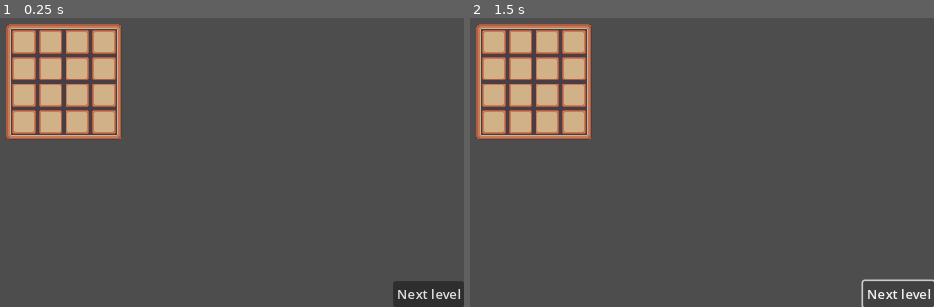
Above: before the commit, frames 1-2 (left to right).
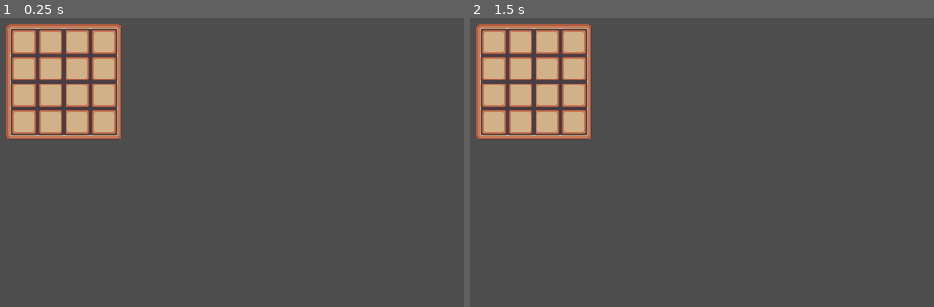
Above: after the commit, the same moments.

Repository: simolorenzo/games
Game: Godot game, scene res://scenes/game.tscn
The game is run twice, just before and just after one commit, with the same random seed, the same clock (stepped at 60 frames per second) and the same inputs.
Inputs (mouse positions are in pixels of both pictures, inside the frame that each line leads up to):
- Up to frame 1 (0.25 s): no input
- Up to frame 2 (1.5 s): click (896, 295) at 0.5 s, where only the run before the commit has a clickable "Next level"; click (896, 295) at 1.25 s, where only the run before the commit has a clickable "Next level"

The runs differ from the first frame. In frame 1, 1.6% of the frame differs, in the area x 2-100%, y 3-100%; in frame 2, 0.6%.

Commit message:
New inventory system with resources

Diff:
--- /dev/null
+++ b/Project Backpack/data/inventory/inventory_data.tres
@@ -0,0 +1,8 @@
+[gd_resource type="Resource" script_class="InventoryData" load_steps=3 format=3 uid="uid://3bhclt4h7gn6"]
+
+[ext_resource type="Script" path="res://scripts/inventory/data/inventory_data.gd" id="1_j42af"]
+[ext_resource type="Resource" uid="uid://c8swalfr2mn2e" path="res://data/inventory/slot_data.tres" id="2_7rf62"]
+
+[resource]
+script = ExtResource("1_j42af")
+slot_datas = Array[Resource("res://scripts/inventory/data/slot_data.gd")]([ExtResource("2_7rf62")])
--- a/Project Backpack/data/inventory/items.json
+++ /dev/null
@@ -1,30 +0,0 @@
-{
-	"items": [
-		{
-			"id": "health_potion",
-			"name": "Health Potion",
-			"description": "Restores 10 health",
-			"icon": "res://assets/sprites/icons/health_potion.png",
-			"stackable": true,
-			"width": 1,
-			"height": 1,
-			"quantity": 5,
-			"weight": 0.1,
-			"value": 10,
-			"item_type": "Consumable"
-		},
-		{
-			"id": "sword_01",
-			"name": "Sword",
-			"description": "Deals 10 damage",
-			"icon": "res://assets/sprites/icons/sword_01.png",
-			"stackable": false,
-			"quantity": 1,
-			"width": 1,
-			"height": 3,
-			"weight": 1.0,
-			"value": 50,
-			"item_type": "Equipment"
-		}
-	]
-}
--- /dev/null
+++ b/Project Backpack/data/inventory/items/health_potion.tres
@@ -0,0 +1,11 @@
+[gd_resource type="Resource" script_class="Item" load_steps=3 format=3 uid="uid://crw1ukeignnvg"]
+
+[ext_resource type="Texture2D" uid="uid://bfuhsvkflw583" path="res://assets/sprites/icons/health_potion.png" id="1_uca2v"]
+[ext_resource type="Script" path="res://scripts/inventory/data/item.gd" id="2_082xi"]
+
+[resource]
+script = ExtResource("2_082xi")
+display_name = "Health Potion"
+icon = ExtResource("1_uca2v")
+max_stack_size = 5
+size = Vector2(1, 1)
--- /dev/null
+++ b/Project Backpack/data/inventory/slot_data.tres
@@ -0,0 +1,9 @@
+[gd_resource type="Resource" script_class="SlotData" load_steps=3 format=3 uid="uid://c8swalfr2mn2e"]
+
+[ext_resource type="Resource" uid="uid://crw1ukeignnvg" path="res://data/inventory/items/health_potion.tres" id="1_1cnil"]
+[ext_resource type="Script" path="res://scripts/inventory/data/slot_data.gd" id="1_2ui1m"]
+
+[resource]
+script = ExtResource("1_2ui1m")
+item_data = ExtResource("1_1cnil")
+quantity = 2
--- a/Project Backpack/project.godot
+++ b/Project Backpack/project.godot
@@ -27,7 +27,7 @@
 
 [editor_plugins]
 
-enabled=PackedStringArray("res://addons/gloot/plugin.cfg")
+enabled=PackedStringArray()
 
 [rendering]
 
--- a/Project Backpack/scenes/game.tscn
+++ b/Project Backpack/scenes/game.tscn
@@ -26,17 +26,3 @@
 
 [node name="MainInventory" parent="CanvasLayer/MultipleInventory/CenterContainer/HBoxContainer" instance=ExtResource("1_slfeq")]
 layout_mode = 2
-
-[node name="Button" type="Button" parent="CanvasLayer"]
-anchors_preset = 3
-anchor_left = 1.0
-anchor_top = 1.0
-anchor_right = 1.0
-anchor_bottom = 1.0
-offset_left = -85.0
-offset_top = -31.0
-grow_horizontal = 0
-grow_vertical = 0
-text = "Next level"
-
-[connection signal="pressed" from="CanvasLayer/Button" to="CanvasLayer/Button" method="_on_pressed"]
--- a/Project Backpack/scenes/ui/inventory/main_inventory.tscn
+++ b/Project Backpack/scenes/ui/inventory/main_inventory.tscn
@@ -1,8 +1,8 @@
 [gd_scene load_steps=5 format=3 uid="uid://d4ioxi5ytjc75"]
 
-[ext_resource type="Script" path="res://scripts/inventory_manager.gd" id="1_vvcdr"]
+[ext_resource type="Script" path="res://scripts/inventory/ui/inventory_manager.gd" id="1_5tn1y"]
 [ext_resource type="Texture2D" uid="uid://b753nynfe382t" path="res://assets/sprites/ui/inventory-sprite.png" id="2_0dgin"]
-[ext_resource type="Script" path="res://scripts/inventory_grid.gd" id="3_3ecqy"]
+[ext_resource type="Script" path="res://scripts/inventory/ui/inventory_grid.gd" id="3_w64ll"]
 
 [sub_resource type="StyleBoxTexture" id="StyleBoxTexture_y6spn"]
 texture = ExtResource("2_0dgin")
@@ -14,7 +14,7 @@
 [node name="MainInventory" type="Control"]
 layout_mode = 3
 anchors_preset = 0
-script = ExtResource("1_vvcdr")
+script = ExtResource("1_5tn1y")
 
 [node name="Background" type="PanelContainer" parent="."]
 custom_minimum_size = Vector2(32, 32)
@@ -37,4 +37,4 @@
 theme_override_constants/h_separation = 0
 theme_override_constants/v_separation = 0
 columns = 4
-script = ExtResource("3_3ecqy")
+script = ExtResource("3_w64ll")
--- a/Project Backpack/scenes/ui/inventory/parts/slot.tscn
+++ b/Project Backpack/scenes/ui/inventory/parts/slot.tscn
@@ -1,12 +1,22 @@
-[gd_scene load_steps=3 format=3 uid="uid://cvodtnb1alk64"]
+[gd_scene load_steps=2 format=3 uid="uid://cvodtnb1alk64"]
 
 [ext_resource type="Texture2D" uid="uid://dkfvlle2ibi28" path="res://assets/sprites/ui/Sprite-0001-export.png" id="1_tq4ow"]
 
-[sub_resource type="AtlasTexture" id="AtlasTexture_lv7bt"]
-atlas = ExtResource("1_tq4ow")
-region = Rect2(0, 0, 32, 32)
+[node name="Slot" type="PanelContainer"]
+offset_right = 32.0
+offset_bottom = 32.0
+size_flags_horizontal = 3
+size_flags_vertical = 3
 
-[node name="TextureRect" type="TextureRect"]
-offset_right = 40.0
-offset_bottom = 40.0
-texture = SubResource("AtlasTexture_lv7bt")
+[node name="GridContainer" type="GridContainer" parent="."]
+layout_mode = 2
+theme_override_constants/h_separation = 0
+theme_override_constants/v_separation = 0
+
+[node name="TextureRect" type="TextureRect" parent="GridContainer"]
+layout_mode = 2
+texture = ExtResource("1_tq4ow")
+
+[node name="TextureRect" type="TextureRect" parent="."]
+custom_minimum_size = Vector2(32, 32)
+layout_mode = 2
--- /dev/null
+++ b/Project Backpack/scripts/inventory/data/inventory_data.gd
@@ -0,0 +1,4 @@
+class_name InventoryData
+extends Resource
+
+@export var slot_datas: Array[SlotData]
--- /dev/null
+++ b/Project Backpack/scripts/inventory/data/item.gd
@@ -0,0 +1,7 @@
+class_name Item
+extends Resource
+
+@export var display_name: String
+@export var icon : Texture2D
+@export var max_stack_size: int
+@export var size: Vector2
--- /dev/null
+++ b/Project Backpack/scripts/inventory/data/slot_data.gd
@@ -0,0 +1,7 @@
+class_name SlotData
+extends Resource
+
+const MAX_STACK_SIZE: int = 99
+
+@export var item_data: Item
+@export_range(1, MAX_STACK_SIZE) var quantity: int = 1
--- a/Project Backpack/scripts/item.gd
+++ /dev/null
@@ -1,2 +0,0 @@
-class Item:
-	var item_data: Dictionary
Renamed: Project Backpack/scripts/inventory_grid.gd -> Project Backpack/scripts/inventory/ui/inventory_grid.gd
Renamed: Project Backpack/scripts/inventory_manager.gd -> Project Backpack/scripts/inventory/ui/inventory_manager.gd
